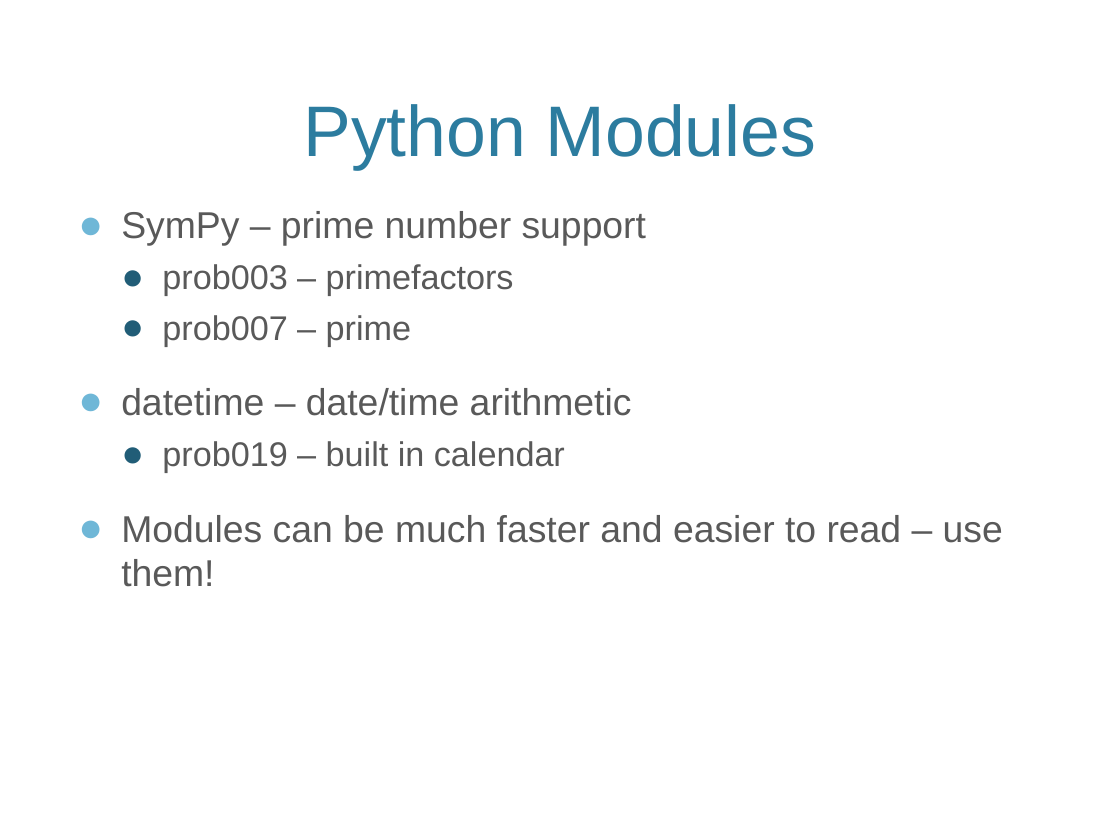
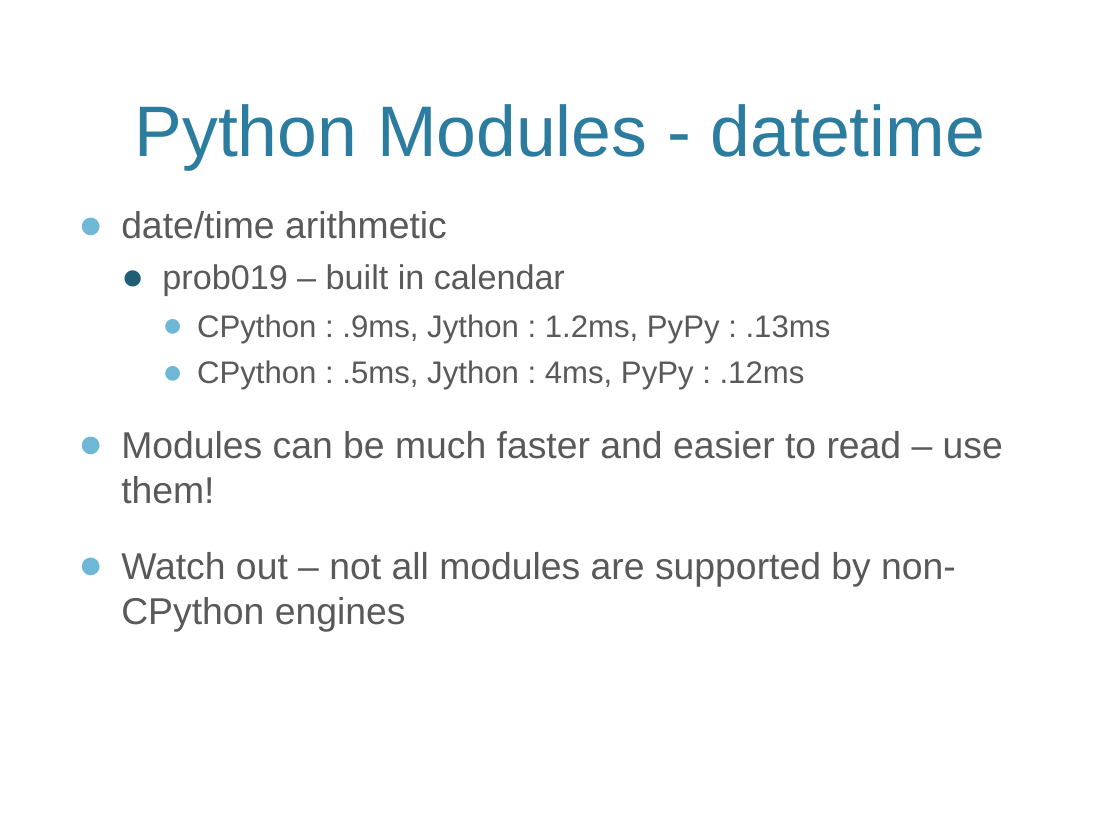
Before and after one commit to maccergit/python-talk, a slide deck: slide 9 of Python Performance Talk.pptx (slide 8 before the commit). Drawn at 1120x840 pixels with LibreOffice and Linux fonts; fonts in the diff are those of the drawing; background and template pictures are left out. Boxes give left, top, right and bottom in pixels: in the first picture for what was removed or moved away, otherwise in the second. Text is boxed around its words. In the diff, an @@ line names an element or a change of style, - is before the commit and + after.

Commit message:
fill in modules slides, add skeleton of surprises slide

```diff
--- a/Python Performance Talk.pptx
+++ b/Python Performance Talk.pptx
@@ title at (135,104,985,170): text changed @@
-Python Modules
+Python Modules - datetime
@@ text at (121,211,447,239): text changed @@
-● SymPy – prime number support
-  ● prob003 – primefactors
-  ● prob007 – prime
-● datetime – date/time arithmetic
+● date/time arithmetic
@@ text at (197,314,831,390): paragraphs added @@
+    ● CPython : .9ms, Jython : 1.2ms, PyPy : .13ms
+    ● CPython : .5ms, Jython : 4ms, PyPy : .12ms
@@ text at (121,552,956,631): paragraph added @@
+● Watch out – not all modules are supported by non-CPython engines
```
Also in this commit, not shown: 2 other slides changed, 1 slide added.
